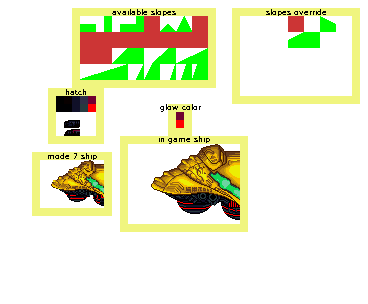
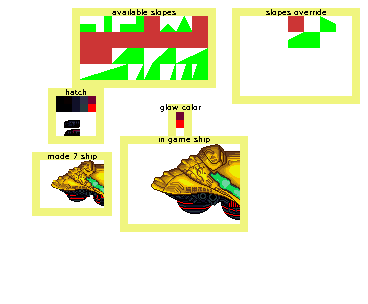
Before/after of a 368x304 layered artwork. What changed in the layer stack:
painted on "grid" over [176,128,184,136]
